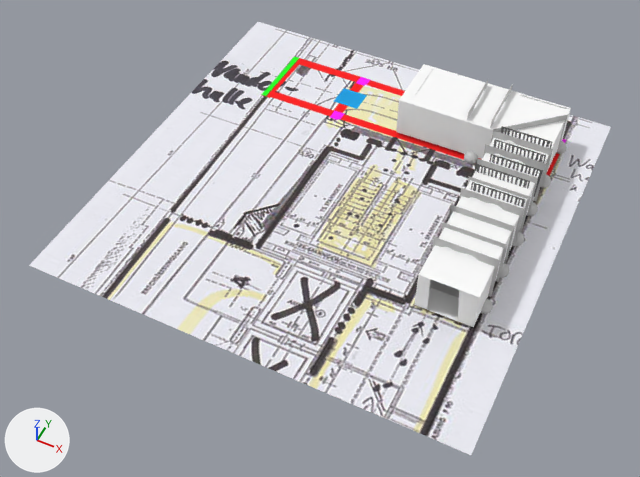
Two versions of the COLLADA model C4D/Reizdarm Model.dae, one commit apart.
The view is the same before and after, from a 50 mm lens placed at (9.8, -32.4, 43.4), pointed at (-8.2, 3.5, -1.4). Lighting does not change. The marker at lower left points along +X, +Y and +Z. Where no turn or scale is listed for an object, it has been applied to the vertices. Vertices at the same position are counted once.

The first picture shows 'Boden', 'Decke', 'Licht01', 'Licht03', 'Licht05', 'Licht07', 'Licht09', 'Licht11', 'Licht12', 'Lotten', 'Plan', 'Schotten', 'Wände'.
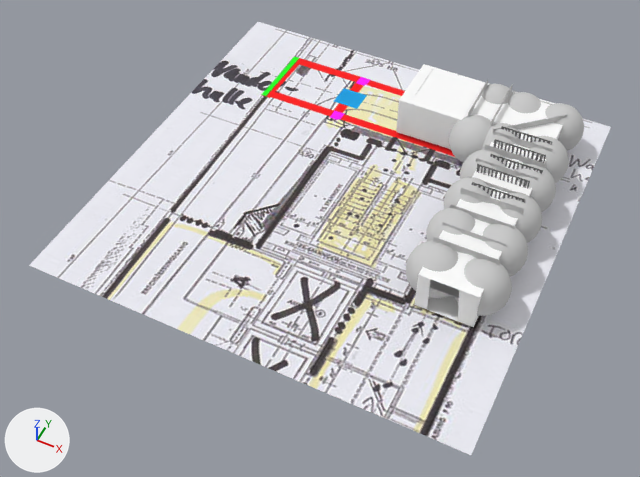
Where the change shows, as pixel boxes (x1, y1, x2, y2) in the pictures (640 x 477 px):
'Licht01', mesh rescaled, moved: before (480, 298, 493, 314); after (454, 258, 512, 316)
'Licht00', mesh rescaled, moved (not visible before): after (406, 240, 458, 299)
'Licht03', reshaped, moved: before (500, 263, 509, 278); after (483, 223, 528, 276)
'Licht12', mesh rescaled, moved: before (464, 151, 478, 164); after (449, 115, 493, 162)
'Licht05', mesh rescaled, moved: before (515, 232, 524, 246); after (500, 192, 542, 243)
'Licht11', mesh rescaled, moved (264% wider, 250% taller): before (557, 141, 567, 154); after (545, 103, 584, 151)
'Licht07', mesh rescaled, moved: before (529, 202, 538, 216); after (515, 164, 556, 212)
'Licht02', reshaped, moved (not visible before): after (426, 207, 475, 241)
'Licht09', mesh rescaled, moved: before (540, 174, 551, 188); after (529, 136, 569, 183)
'Licht04', mesh rescaled, moved (not visible before): after (444, 177, 491, 209)
'Licht06', mesh rescaled, moved (not visible before): after (460, 149, 506, 179)
'Licht10', moved (not visible before): after (508, 92, 541, 113)
'Licht13', moved (not visible before): after (481, 84, 513, 104)
'Licht08', mesh rescaled, moved (not visible before): after (482, 123, 519, 150)

The change, as a diff of the scene's bpy script:
```diff
--- a/C4D/Reizdarm Model.dae.py
+++ b/C4D/Reizdarm Model.dae.py
@@ me_licht12 @@
 me_licht12.from_pydata(...)  # 266 vertices, 528 faces; spans x -0.5..0.5, y -0.5..0.5, z -0.5..0.5
+# me_licht12 part 1: the whole mesh is scaled about its middle by 3.5
 me_licht12.materials.append(mat_licht)
@@ me_licht11 @@
 me_licht11.from_pydata(...)  # 266 vertices, 528 faces; spans x -0.5..0.5, y -0.5..0.5, z -0.5..0.5
+# me_licht11 part 2: the whole mesh is scaled about its middle by 3.5
 me_licht11.materials.append(mat_licht)
@@ me_licht09 @@
 me_licht09.from_pydata(...)  # 266 vertices, 528 faces; spans x -0.5..0.5, y -0.5..0.5, z -0.5..0.5
+# me_licht09 part 3: the whole mesh is scaled about its middle by 3.5
 me_licht09.materials.append(mat_licht)
@@ me_licht08 @@
 me_licht08.from_pydata(...)  # 266 vertices, 528 faces; spans x -0.5..0.5, y -0.5..0.5, z -0.5..0.5
+# me_licht08 part 4: the whole mesh is scaled about its middle by 3.5
 me_licht08.materials.append(mat_licht)
@@ me_licht07 @@
 me_licht07.from_pydata(...)  # 266 vertices, 528 faces; spans x -0.5..0.5, y -0.5..0.5, z -0.5..0.5
+# me_licht07 part 5: the whole mesh is scaled about its middle by 3.5
 me_licht07.materials.append(mat_licht)
@@ me_licht06 @@
 me_licht06.from_pydata(...)  # 266 vertices, 528 faces; spans x -0.5..0.5, y -0.5..0.5, z -0.5..0.5
+# me_licht06 part 6: the whole mesh is scaled about its middle by 3.5
 me_licht06.materials.append(mat_licht)
@@ me_licht05 @@
 me_licht05.from_pydata(...)  # 266 vertices, 528 faces; spans x -0.5..0.5, y -0.5..0.5, z -0.5..0.5
+# me_licht05 part 7: the whole mesh is scaled about its middle by 3.5
 me_licht05.materials.append(mat_licht)
@@ me_licht04 @@
 me_licht04.from_pydata(...)  # 266 vertices, 528 faces; spans x -0.5..0.5, y -0.5..0.5, z -0.5..0.5
+# me_licht04 part 8: the whole mesh is scaled about its middle by 3.5
 me_licht04.materials.append(mat_licht)
@@ me_licht03 @@
 me_licht03.from_pydata(...)  # 266 vertices, 528 faces; spans x -0.5..0.5, y -0.5..0.5, z -0.5..0.5
+# me_licht03 part 9: the whole mesh is multiplied about its middle by the matrix ((3.527, 0.0, 0.0), (0.0, 3.527, 0.0), (0.0, 0.0, 3.527))
 me_licht03.materials.append(mat_licht)
@@ me_licht02 @@
 me_licht02.from_pydata(...)  # 266 vertices, 528 faces; spans x -0.5..0.5, y -0.5..0.5, z -0.5..0.5
+# me_licht02 part 10: the whole mesh is multiplied about its middle by the matrix ((3.504, 0.0, 0.0), (0.0, 3.504, 0.0), (0.0, 0.0, 3.504))
 me_licht02.materials.append(mat_licht)
@@ me_licht01 @@
 me_licht01.from_pydata(...)  # 266 vertices, 528 faces; spans x -0.5..0.5, y -0.5..0.5, z -0.5..0.5
+# me_licht01 part 11: the whole mesh is scaled about its middle by 3.56
 me_licht01.materials.append(mat_licht)
@@ me_licht00 @@
 me_licht00.from_pydata(...)  # 266 vertices, 528 faces; spans x -0.5..0.5, y -0.5..0.5, z -0.5..0.5
+# me_licht00 part 12: the whole mesh is scaled about its middle by 3.6
 me_licht00.materials.append(mat_licht)
@@ ob_licht13 @@
 ob_licht13 = bpy.data.objects.new('Licht13', me_licht13)
-ob_licht13.location = (-1.31, 18.02, 0.0)
+ob_licht13.location = (-1.31, 18.02, 1.7)
@@ ob_licht12 @@
 ob_licht12 = bpy.data.objects.new('Licht12', me_licht12)
-ob_licht12.location = (-1.44, 14.11, 0.0)
+ob_licht12.location = (-1.44, 14.11, 1.7)
@@ ob_licht11 @@
 ob_licht11 = bpy.data.objects.new('Licht11', me_licht11)
-ob_licht11.location = (3.9, 17.97, 0.0)
+ob_licht11.location = (3.48, 17.97, 1.7)
@@ ob_licht10 @@
 ob_licht10 = bpy.data.objects.new('Licht10', me_licht10)
-ob_licht10.location = (0.23, 17.97, 0.0)
+ob_licht10.location = (0.73, 17.97, 1.7)
@@ ob_licht09 @@
 ob_licht09 = bpy.data.objects.new('Licht09', me_licht09)
-ob_licht09.location = (3.9, 14.12, 0.0)
+ob_licht09.location = (3.48, 14.12, 1.7)
@@ ob_licht08 @@
 ob_licht08 = bpy.data.objects.new('Licht08', me_licht08)
-ob_licht08.location = (0.0, 14.12, 0.0)
+ob_licht08.location = (0.49, 14.12, 1.7)
@@ ob_licht07 @@
 ob_licht07 = bpy.data.objects.new('Licht07', me_licht07)
-ob_licht07.location = (3.9, 11.11, 0.0)
+ob_licht07.location = (3.48, 11.11, 1.7)
@@ ob_licht06 @@
 ob_licht06 = bpy.data.objects.new('Licht06', me_licht06)
-ob_licht06.location = (0.0, 11.11, 0.0)
+ob_licht06.location = (0.49, 11.11, 1.7)
@@ ob_licht05 @@
 ob_licht05 = bpy.data.objects.new('Licht05', me_licht05)
-ob_licht05.location = (3.9, 8.11, 0.0)
+ob_licht05.location = (3.48, 8.11, 1.7)
@@ ob_licht04 @@
 ob_licht04 = bpy.data.objects.new('Licht04', me_licht04)
-ob_licht04.location = (0.0, 8.11, 0.0)
+ob_licht04.location = (0.49, 8.11, 1.7)
@@ ob_licht03 @@
 ob_licht03 = bpy.data.objects.new('Licht03', me_licht03)
-ob_licht03.location = (3.9, 5.11, 0.0)
+ob_licht03.location = (3.48, 5.11, 1.7)
@@ ob_licht02 @@
 ob_licht02 = bpy.data.objects.new('Licht02', me_licht02)
-ob_licht02.location = (0.0, 5.11, 0.0)
+ob_licht02.location = (0.49, 5.11, 1.7)
@@ ob_licht01 @@
 ob_licht01 = bpy.data.objects.new('Licht01', me_licht01)
-ob_licht01.location = (3.9, 1.91, 0.0)
+ob_licht01.location = (3.48, 1.91, 1.7)
@@ ob_licht00 @@
 ob_licht00 = bpy.data.objects.new('Licht00', me_licht00)
-ob_licht00.location = (0.0, 1.91, 0.0)
+ob_licht00.location = (0.49, 1.91, 1.7)
```
